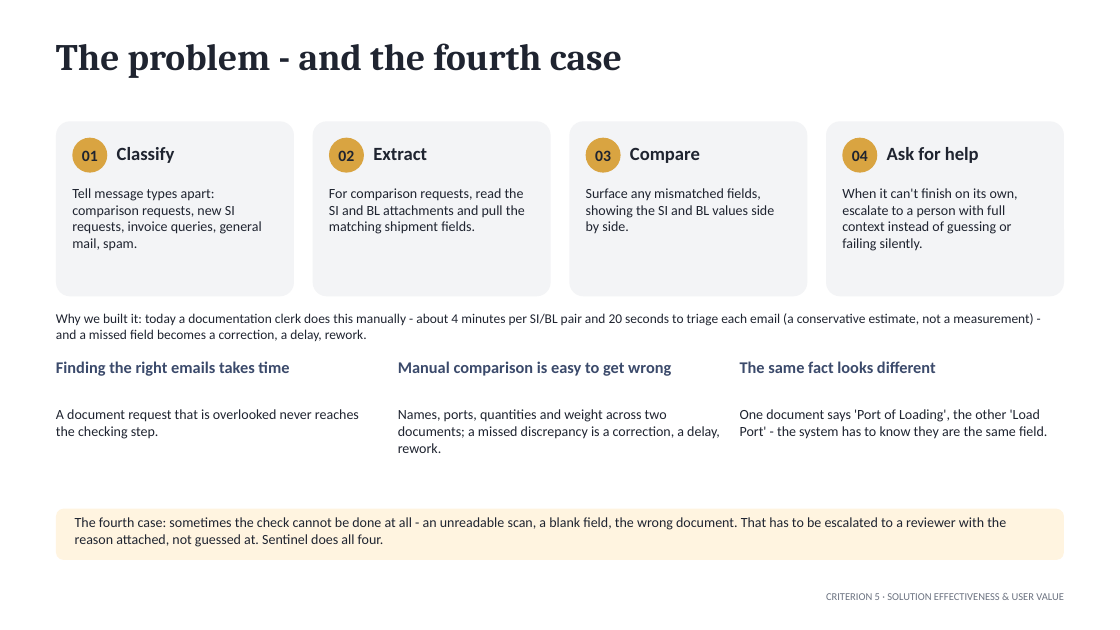
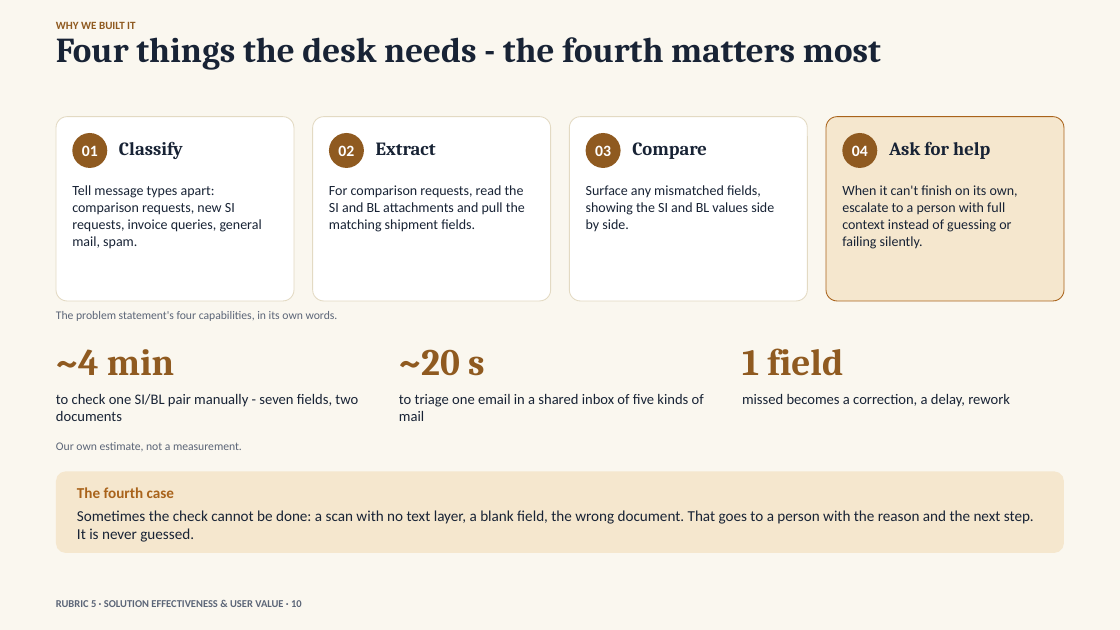
Before and after one commit to TCF1209/duocode-sentinel, a slide deck: slide 2 of docs/Sentinel-final-pitch.pptx. Drawn at 1120x630 pixels with LibreOffice and Linux fonts; fonts in the diff are those of the drawing. Boxes give left, top, right and bottom in pixels: in the first picture for what was removed or moved away, otherwise in the second. Text is boxed around its words. In the diff, an @@ line names an element or a change of style, - is before the commit and + after.

```diff
--- a/docs/Sentinel-final-pitch.pptx
+++ b/docs/Sentinel-final-pitch.pptx
@@ background #FFFFFF to #FAF7EF @@
@@ text "WHY WE BUILT IT" at (x1=56, y1=22, x2=135, y2=29): vertical alignment middle to top @@
@@ text at (x1=56, y1=22, x2=135, y2=29): text changed; size 32 to 9.5 pt; font Cambria to Calibri; text colour #1F2430 to #8F5A20 @@
-The problem - and the fourth case
+WHY WE BUILT IT
@@ text added at (x1=56, y1=37, x2=881, y2=70), 30 pt, text #182335, bold @@
+Four things the desk needs - the fourth matters most
@@ rounded rectangle resized from (x1=56, y1=121, x2=294, y2=296) to (x1=56, y1=117, x2=294, y2=301) @@
@@ rounded rectangle resized from (x1=313, y1=121, x2=550, y2=296) to (x1=313, y1=117, x2=550, y2=301) @@
@@ fill #F3F4F6 to #FFFFFF; outline none to #E3DAC3 0.75 pt; proportions changed in 3 elements at (x1=56, y1=117, x2=294, y2=301), (x1=313, y1=117, x2=550, y2=301), (x1=570, y1=117, x2=807, y2=301) @@
@@ rounded rectangle resized from (x1=570, y1=121, x2=807, y2=296) to (x1=570, y1=117, x2=807, y2=301) @@
@@ rounded rectangle resized from (x1=826, y1=121, x2=1064, y2=296) to (x1=826, y1=117, x2=1064, y2=301) @@
@@ rounded rectangle at (x1=826, y1=117, x2=1064, y2=301): fill #F3F4F6 to #F5E7CE; outline none to #A9631B 0.75 pt; proportions changed @@
@@ font Calibri to Cambria, text colour #1F2430 to #182335 in 4 elements at (x1=889, y1=141, x2=990, y2=159), (x1=119, y1=142, x2=183, y2=159), (x1=376, y1=142, x2=436, y2=155), (x1=632, y1=142, x2=707, y2=159) @@
@@ 4 ellipses moved together from (x1=72, y1=138, x2=878, y2=173) to (x1=72, y1=133, x2=878, y2=168) @@
@@ text colour #1F2430 to #FFFFFF; fill #D9A441 to #8F5A20 in 4 elements at (x1=72, y1=133, x2=108, y2=168), (x1=329, y1=133, x2=365, y2=168), (x1=586, y1=133, x2=621, y2=168), (x1=843, y1=133, x2=878, y2=168) @@
@@ text colour #1F2430 to #182335 in 4 elements at (x1=72, y1=185, x2=262, y2=248), (x1=329, y1=185, x2=525, y2=232), (x1=586, y1=185, x2=774, y2=232), (x1=842, y1=185, x2=1018, y2=249) @@
@@ text at (x1=56, y1=311, x2=338, y2=321): text changed; size 14 to 10 pt; text colour #3B4A6B to #5B6577; bold off @@
-Finding the right emails takes time
+The problem statement's four capabilities, in its own words.
@@ text removed at (x1=56, y1=313, x2=1033, y2=341) @@
-Why we built it: today a documentation clerk does this manually - about 4 minutes per SI/BL pair and 20 seconds to triage each email (a conservative estimate, not a measurement) - and a missed field becomes a correction, a delay, rework.
@@ text at (x1=56, y1=349, x2=174, y2=375): text changed; size 12 to 32 pt; font Calibri to Cambria; text colour #1F2430 to #8F5A20; bold on @@
-A document request that is overlooked never reaches the checking step.
+~4 min
@@ text at (x1=399, y1=349, x2=485, y2=376): text changed; size 12 to 32 pt; font Calibri to Cambria; text colour #1F2430 to #8F5A20; bold on @@
-Names, ports, quantities and weight across two documents; a missed discrepancy is a correction, a delay, rework.
+~20 s
@@ text at (x1=742, y1=348, x2=843, y2=376): text changed; size 12 to 32 pt; font Calibri to Cambria; text colour #1F2430 to #8F5A20; bold on @@
-One document says 'Port of Loading', the other 'Load Port' - the system has to know they are the same field.
+1 field
@@ text removed at (x1=740, y1=361, x2=936, y2=373) @@
-The same fact looks different
@@ text at (x1=56, y1=394, x2=358, y2=421): text changed; size 14 to 12.5 pt; text colour #3B4A6B to #182335; bold off @@
-Manual comparison is easy to get wrong
+to check one SI/BL pair manually - seven fields, two documents
@@ text added at (x1=399, y1=394, x2=704, y2=421), 12.5 pt, text #182335 @@
+to triage one email in a shared inbox of five kinds of mail
@@ text added at (x1=742, y1=394, x2=1010, y2=407), 12.5 pt, text #182335 @@
+missed becomes a correction, a delay, rework
@@ text added at (x1=56, y1=442, x2=242, y2=451), 10 pt, text #5B6577 @@
+Our own estimate, not a measurement.
@@ rounded rectangle resized from (x1=56, y1=509, x2=1065, y2=560) to (x1=56, y1=471, x2=1065, y2=553) @@
@@ rounded rectangle at (x1=56, y1=471, x2=1065, y2=553): fill #FFF4E0 to #F5E7CE; proportions changed @@
@@ text "Sometimes the check cannot be ..." at (x1=77, y1=510, x2=1034, y2=542): vertical alignment middle to top @@
@@ text added at (x1=77, y1=487, x2=174, y2=498), 13 pt, text #A9631B, bold @@
+The fourth case
@@ text at (x1=77, y1=510, x2=1034, y2=542): text changed; size 12 to 13 pt; text colour #1F2430 to #182335 @@
-The fourth case: sometimes the check cannot be done at all - an unreadable scan, a blank field, the wrong document. That has to be escalated to a reviewer with the reason attached, not guessed at. Sentinel does all four.
+Sometimes the check cannot be done: a scan with no text layer, a blank field, the wrong document. That goes to a person with the reason and the next step. It is never guessed.
@@ text at (x1=56, y1=600, x2=302, y2=607): text changed; text colour #6B7280 to #5B6577; bold on @@
-CRITERION 5 · SOLUTION EFFECTIVENESS & USER VALUE
+RUBRIC 5 · SOLUTION EFFECTIVENESS & USER VALUE · 10
```
Also in this commit, not shown: 4 other slides changed, 11 slides added, 5 slides removed, 19 other files.
